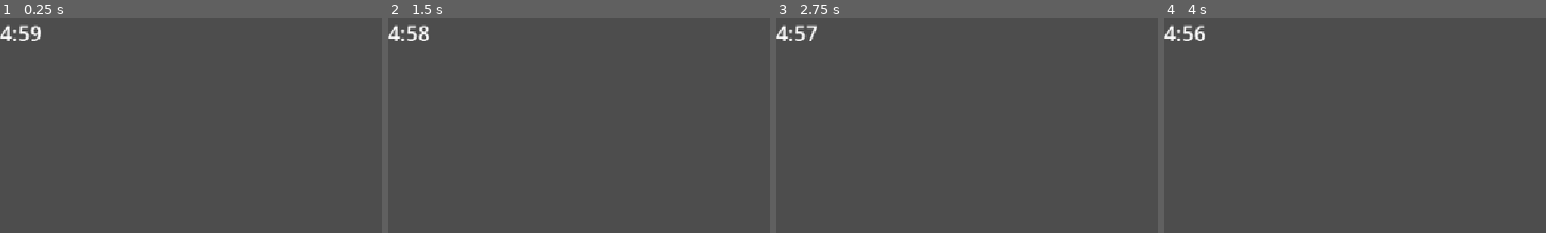
Above: before the commit, frames 1-4 (left to right).
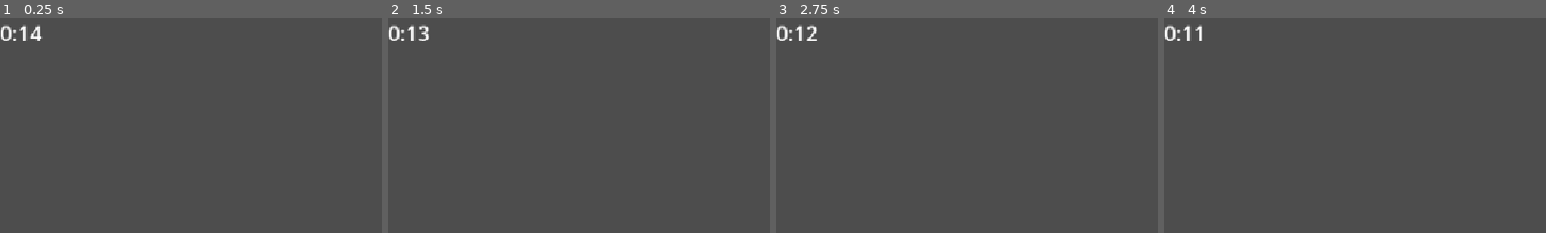
Above: after the commit, the same moments.

Repository: casperrr/hacknotts26
Game: Godot game, scene res://scenes/timer.tscn
Same seed, same stepped clock (60 frames per second), same inputs: the game is played once before the commit and once after it. This scene is started directly instead of the project's main scene.
Inputs (mouse positions are % of the whole screen's width and height, from its top left):
- Up to frame 1 (0.25 s): no input
- Up to frame 2 (1.5 s): tap Enter (ui_accept) at 0.5, 0.77 s; move the mouse to (72, 45) at 0.52 s; hold D (move_right) 0.53-1.28 s; move the mouse to (30, 55) at 1.27 s; hold S (move_backward) from 1.28 s (still down)
- Up to frame 3 (2.75 s): tap Enter (ui_accept) at 1.52, 2 s; move the mouse to (60, 28) at 2.02 s; release S (move_backward) at 2.03 s; hold D (move_right) from 2.03 s (still down)
- Up to frame 4 (4 s): tap R (reset) at 2.75 s; move the mouse to (45, 70) at 2.77 s; release D (move_right) at 2.78 s; hold W (move_forward) 2.78-3.53 s; tap Enter (ui_accept) at 3.02, 3.5, 3.77 s; move the mouse to (80, 65) at 3.52 s; hold A (move_left) from 3.53 s (still down)
The pictures show only the part of the screen within x 0-50%, y 0-50%; the shares and areas given below are measured in that part.

The runs differ from the first frame. In frame 1, 0.5% of the frame differs, in the area x 0-12%, y 3-11%; in frame 2, 0.4%; in frame 3, 0.4%; in frame 4, 0.4%.

Commit message:
Finish character portraits

Diff:
--- a/data/professors/AndrewParkes.tres
+++ b/data/professors/AndrewParkes.tres
@@ -1,8 +1,10 @@
 [gd_resource type="Resource" script_class="Professor" format=3 uid="uid://bsc6k8h4c4vtw"]
 
 [ext_resource type="Script" uid="uid://cbkjcgkx4gw01" path="res://scripts/map/Professor.gd" id="1_faibg"]
+[ext_resource type="Texture2D" uid="uid://v2wrgcgonsff" path="res://assets/professors/andrewparkes.png" id="1_jpdee"]
 
 [resource]
 script = ExtResource("1_faibg")
 name = "Andrew Parkes"
+portrait = ExtResource("1_jpdee")
 metadata/_custom_type_script = "uid://cbkjcgkx4gw01"
--- a/data/professors/BerndStahl.tres
+++ b/data/professors/BerndStahl.tres
@@ -1,8 +1,10 @@
 [gd_resource type="Resource" script_class="Professor" format=3 uid="uid://v01peq653pg8"]
 
+[ext_resource type="Texture2D" uid="uid://co4nqjex6u0be" path="res://assets/professors/berndstahl.png" id="1_ec77t"]
 [ext_resource type="Script" uid="uid://cbkjcgkx4gw01" path="res://scripts/map/Professor.gd" id="1_t8ols"]
 
 [resource]
 script = ExtResource("1_t8ols")
 name = "Bernd Stahl"
+portrait = ExtResource("1_ec77t")
 metadata/_custom_type_script = "uid://cbkjcgkx4gw01"
--- /dev/null
+++ b/data/professors/JamieTwycross.tres
@@ -0,0 +1,10 @@
+[gd_resource type="Resource" script_class="Professor" format=3 uid="uid://ck07irbgbpllk"]
+
+[ext_resource type="Texture2D" uid="uid://2kvw0vv5anqd" path="res://assets/professors/jamietwycross.png" id="1_cdflu"]
+[ext_resource type="Script" uid="uid://cbkjcgkx4gw01" path="res://scripts/map/Professor.gd" id="1_ic8hv"]
+
+[resource]
+script = ExtResource("1_ic8hv")
+name = "Jamie Twycross"
+portrait = ExtResource("1_cdflu")
+metadata/_custom_type_script = "uid://cbkjcgkx4gw01"
--- a/project.godot
+++ b/project.godot
@@ -23,6 +23,7 @@
 
 window/stretch/mode="canvas_items"
 window/stretch/aspect="expand"
+"<<<<<<<HEAD[dotnet]project/assembly_name"="hacknotts26"
 
 [dotnet]
 
--- a/scenes/timer.tscn
+++ b/scenes/timer.tscn
@@ -29,4 +29,4 @@
 [node name="Timer" type="Timer" parent="." unique_id=481177805]
 one_shot = true
 script = ExtResource("1_srplv")
-duration = 300.0
+duration = 15.0
--- a/scenes/timer_display.gd
+++ b/scenes/timer_display.gd
@@ -8,4 +8,4 @@
 	var minutes_left : int = time / 60
 	var seconds_left : int = (round(int(time)) % 60)
 
-	return "%s:%s" % [str(minutes_left), str(seconds_left)]
+	return "%d:%02d" % [minutes_left, seconds_left]
--- a/scripts/timer.gd
+++ b/scripts/timer.gd
@@ -10,6 +10,4 @@
 	stop()
 	start(saved_time_left + extra_time)
 
-
-
 # USE THE TIMER TIMEOUT SIGNAL TO SIGNFY TO THE GAME THAT THE TIMER FINISHED
Binary file added: assets/professors/kristianspoerer.png
Not shown, added: assets/professors/kristianspoerer.png.import
Binary file added: assets/professors/naziahameed.png
Not shown, added: assets/professors/naziahameed.png.import
Binary file added: assets/professors/shailykabir.png
Not shown, added: assets/professors/shailykabir.png.import
